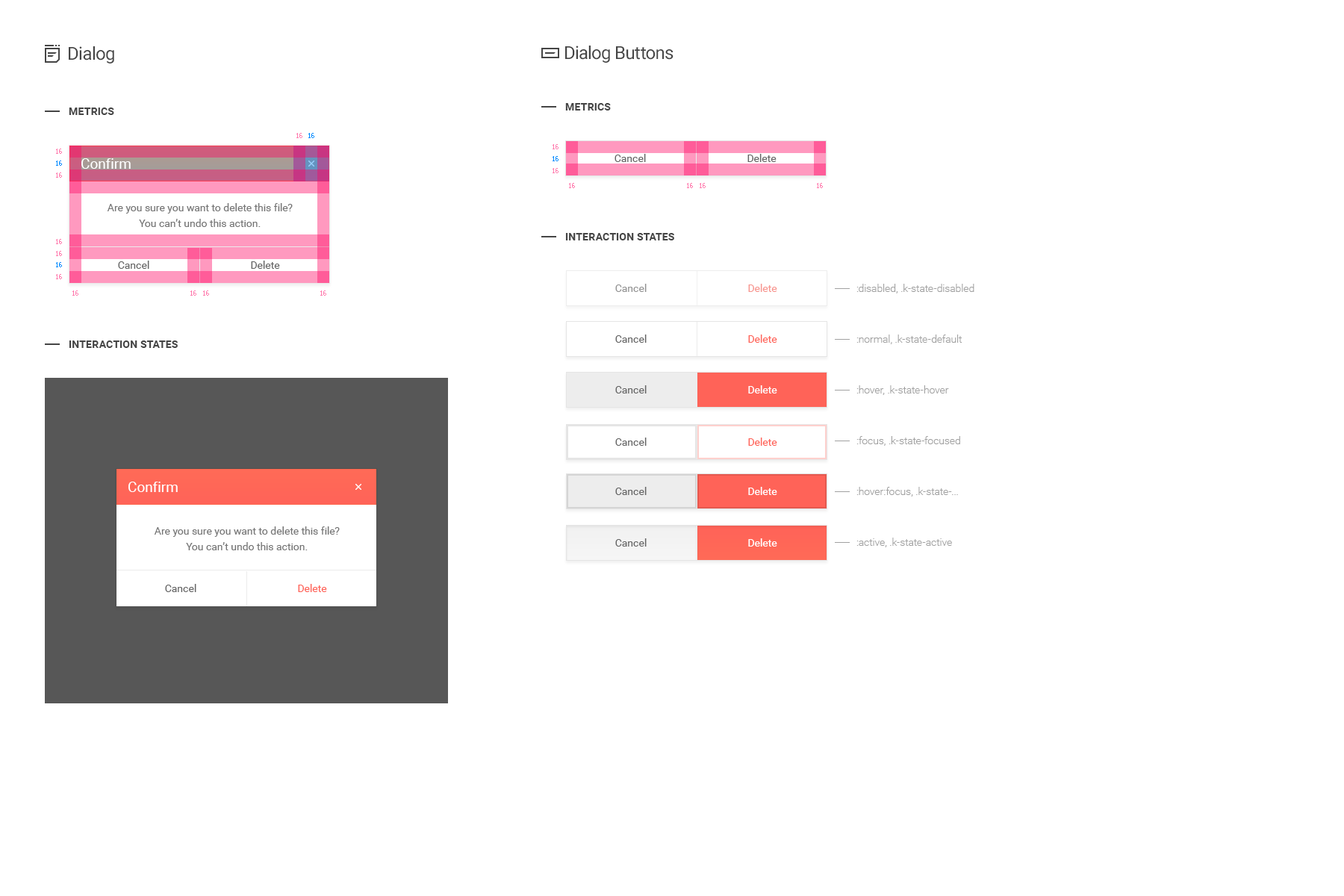
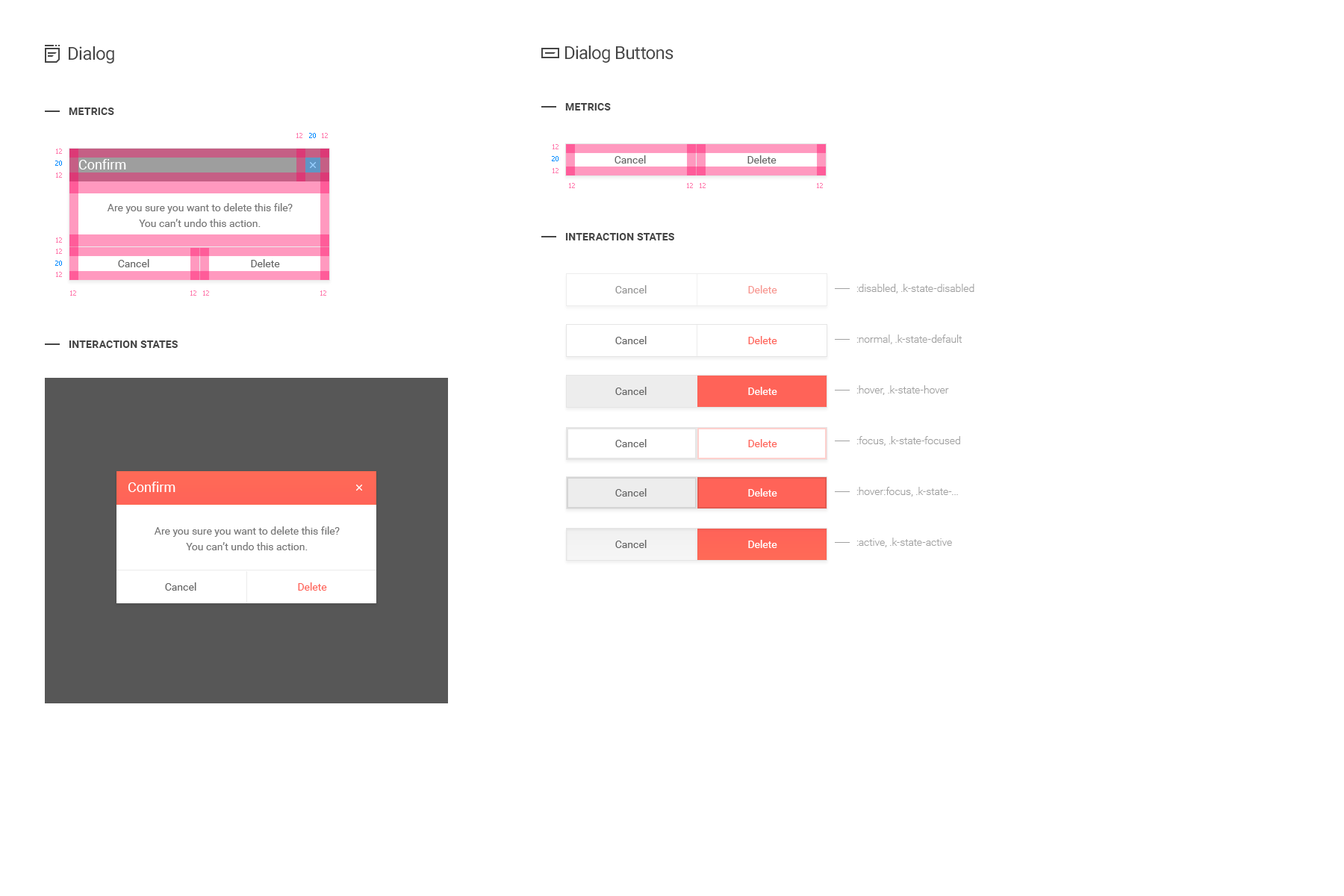
Before/after of a 1344 × 896 layered artwork. What changed in the layer stack:
painted on "Layer 1" (1st of 18, in "Dialog Buttons" › "Metrics") over [565, 163, 826, 176]
painted on "Layer 1" (2nd of 18, in "Dialog Buttons" › "Metrics") over [565, 141, 826, 154]
painted on "Layer 1" (4th of 18, in "Dialog Buttons" › "Metrics") over [565, 141, 696, 176]
painted on "Layer 1" (5th of 18, in "Dialog Buttons" › "Metrics") over [565, 141, 696, 176]
painted on "dialog background" (2nd of 9, in "Dialog Buttons" › "Interaction States" › "Dialog Buttons Active") over [565, 524, 828, 528]
painted on "dialog background" (3rd of 9, in "Dialog Buttons" › "Interaction States" › "Dialog Buttons Hover Focused") over [565, 473, 828, 477]
painted on "dialog background" (4th of 9, in "Dialog Buttons" › "Interaction States" › "Dialog Buttons Focused") over [565, 423, 828, 427]
painted on "dialog background" (5th of 9, in "Dialog Buttons" › "Interaction States" › "Dialog Buttons Hover") over [565, 371, 828, 375]
painted on "Layer 1" (7th of 18, in "Dialog Metrics" › "Metrics") over [69, 145, 82, 283]
painted on "Layer 1" (10th of 18, in "Dialog Metrics" › "Metrics") over [69, 270, 330, 283]
painted on "Layer 1" (11th of 18, in "Dialog Metrics" › "Metrics") over [69, 247, 330, 260]
painted on "Layer 1" (14th of 18, in "Dialog Metrics" › "Metrics") over [69, 169, 330, 182]
painted on "Layer 1" (15th of 18, in "Dialog Metrics" › "Metrics") over [69, 145, 330, 158]
painted on "Layer 1" (17th of 18, in "Dialog Metrics" › "Metrics") over [317, 145, 330, 283]
painted on "Layer 1" (18th of 18, in "Dialog Metrics" › "Metrics") over [293, 145, 330, 182]
painted on "dialog background" (8th of 9, in "Dialog Metrics") over [68, 144, 330, 284]
painted on "dialog background" (9th of 9, in "Dialog") over [115, 467, 377, 607]
…and 61 more changes (1 added, 20 moved_by, 40 painted, 20 renamed, 2 stack)
